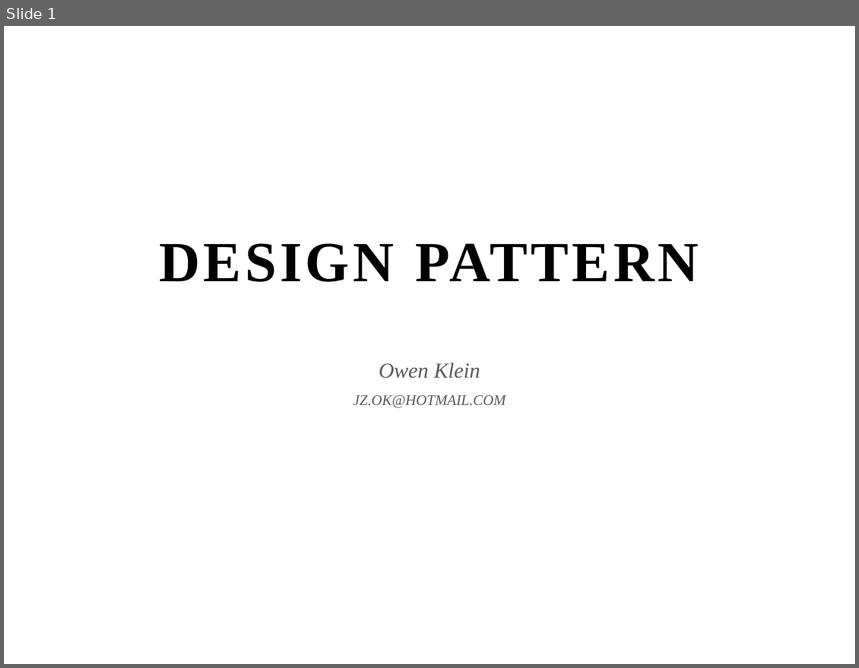
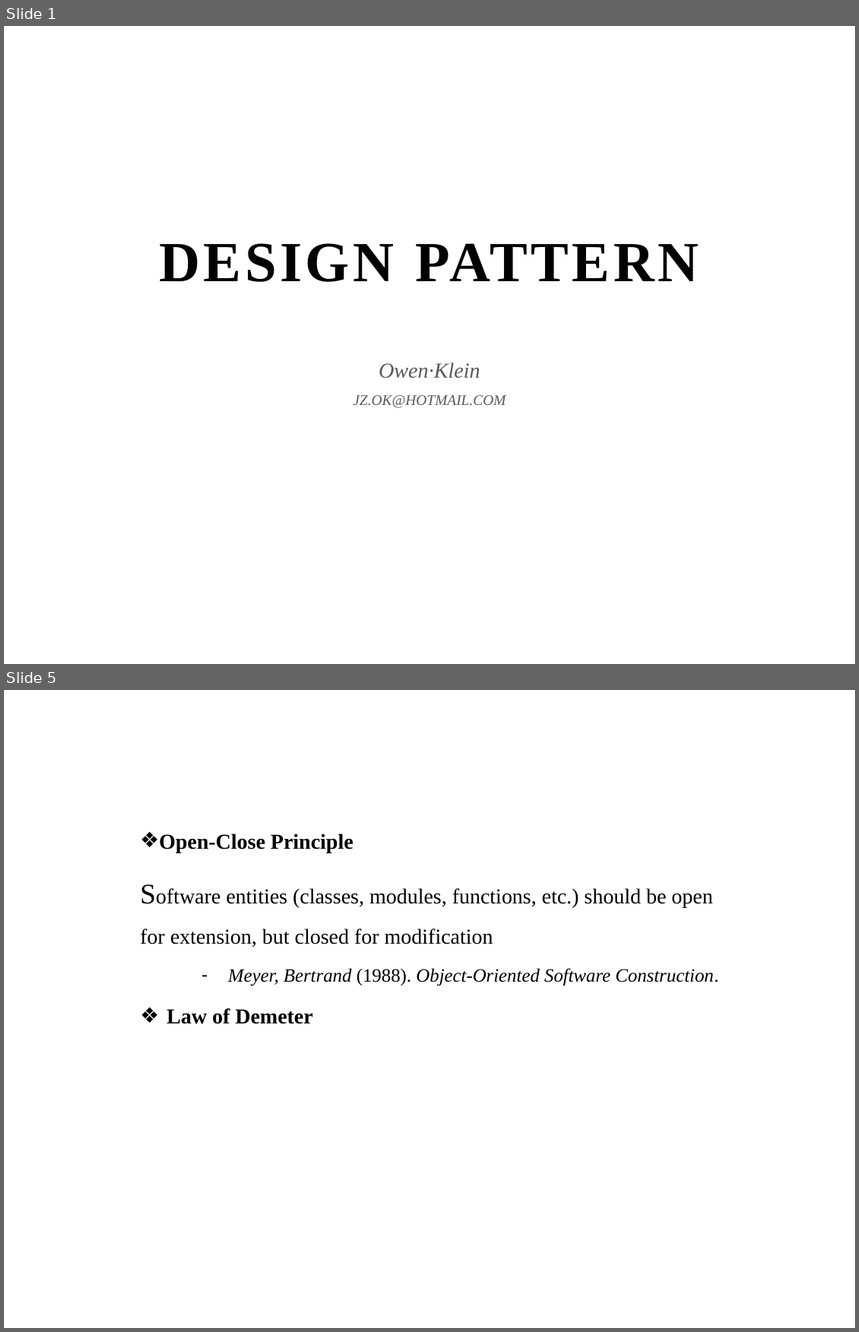
Before and after one commit to JzInGit/Document, a slide deck: PPT/Design Pattern.pptx. Shown one above the other, each under a label of ours: slide 1 before the commit, slides 1 and 5 after it; the slides between them are not shown. The pictures are 859x668 and 859x1332 pixels, drawn with LibreOffice and Linux fonts; fonts in the diff are those of the drawing; background and template pictures are left out. Boxes give left, top, right and bottom in pixels: in the first picture for what was removed or moved away, otherwise in the second. Text is boxed around its words. In the diff, an @@ line names an element or a change of style, - is before the commit and + after.

```diff
--- a/PPT/Design Pattern.pptx
+++ b/PPT/Design Pattern.pptx
@@ slide 5 added at bbox=[4, 690, 855, 1328], background picture (left out) @@
@@ text added at bbox=[140, 834, 719, 1024], 18 pt, text #000000 @@
+❖ Open-Close Principle
+Software entities (classes, modules, functions, etc.) should be open for extension, but closed for modification
+– Meyer, Bertrand (1988). Object-Oriented Software Construction.
+❖ Law of Demeter
@@ slide 1 changed as well @@
@@ subtitle at bbox=[379, 363, 481, 379]: text changed @@
-Owen Klein
+Owen∙Klein
```
Also in this commit, not shown: 1 other slide changed, 2 other slides added.
